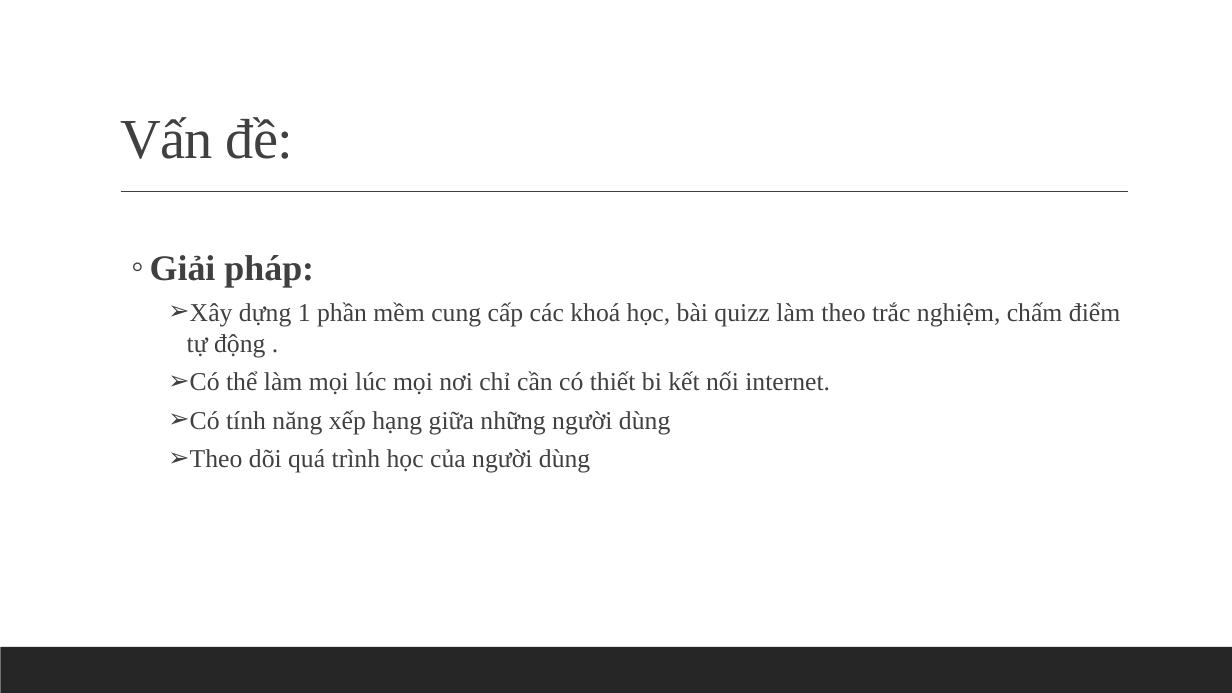
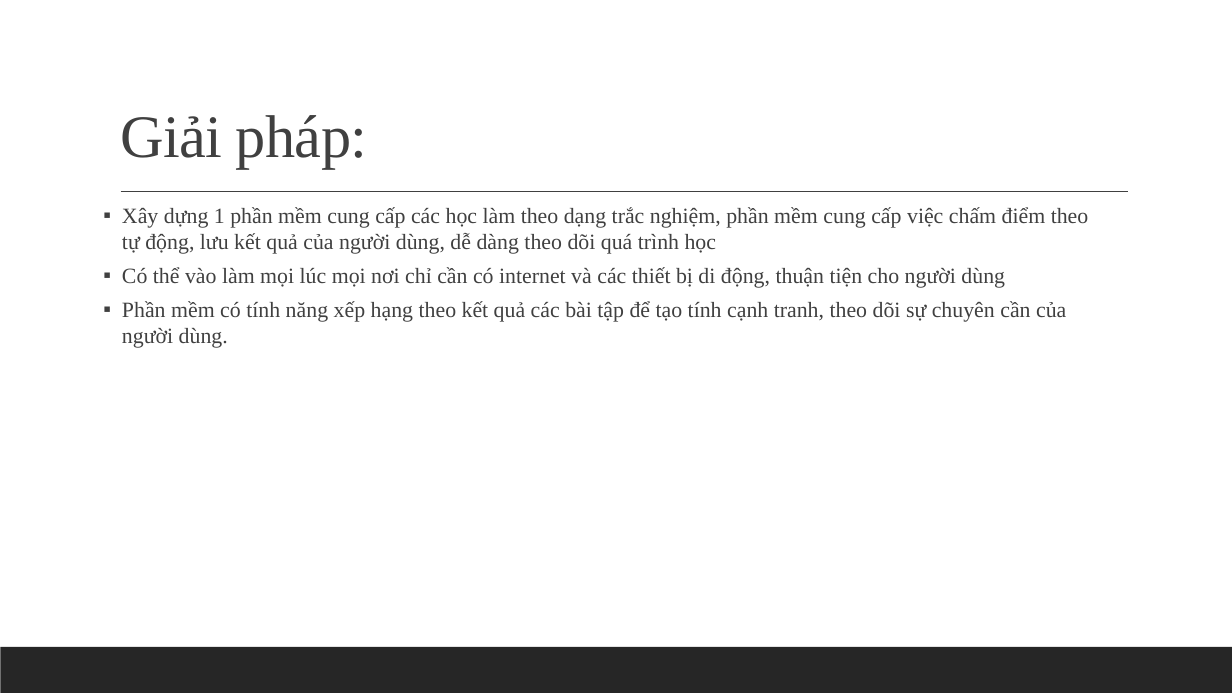
Before and after one commit to huynhquangminh/18HCB_QuanLyQuyTrinhPhanMem, a slide deck: slide 28 of Documents/TongHop/BaoCaoTrcDuAn/Nhom_3_Tuan_2.pptx. Drawn at 1232x693 pixels with LibreOffice and Linux fonts; fonts in the diff are those of the drawing. Boxes give left, top, right and bottom in pixels: in the first picture for what was removed or moved away, otherwise in the second. Text is boxed around its words. In the diff, an @@ line names an element or a change of style, - is before the commit and + after.

Commit message:
Chỉnh sửa bài giữa kì

```diff
--- a/Documents/TongHop/BaoCaoTrcDuAn/Nhom_3_Tuan_2.pptx
+++ b/Documents/TongHop/BaoCaoTrcDuAn/Nhom_3_Tuan_2.pptx
@@ title at [120,115,367,169]: text changed; size 44 to 47 pt @@
-Vấn đề:
+Giải pháp:
@@ text at [122,207,1089,348]: text changed; size 20 to 17 pt @@
-  ◦ Giải pháp:
-      ➢ Xây dựng 1 phần mềm cung cấp các khoá học, bài quizz làm theo trắc nghiệm, chấm điểm tự động .
-      ➢ Có thể làm mọi lúc mọi nơi chỉ cần có thiết bi kết nối internet.
-      ➢ Có tính năng xếp hạng giữa những người dùng
-      ➢ Theo dõi quá trình học của người dùng
+  ▪ Xây dựng 1 phần mềm cung cấp các học làm theo dạng trắc nghiệm, phần mềm cung cấp việc chấm điểm theo tự động, lưu kết quả của người dùng, dễ dàng theo dõi quá trình học
+  ▪ Có thể vào làm mọi lúc mọi nơi chỉ cần có internet và các thiết bị di động, thuận tiện cho người dùng
+  ▪ Phần mềm có tính năng xếp hạng theo kết quả các bài tập để tạo tính cạnh tranh, theo dõi sự chuyên cần của người dùng.
```
Also in this commit, not shown: 15 other slides changed, 1 slide added, 7 slides removed, 6 other files.
